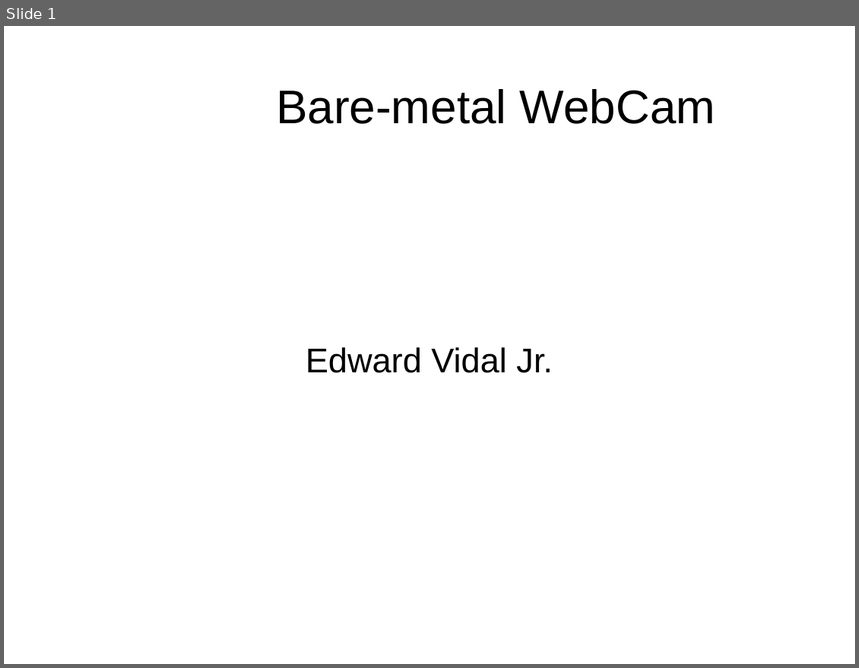
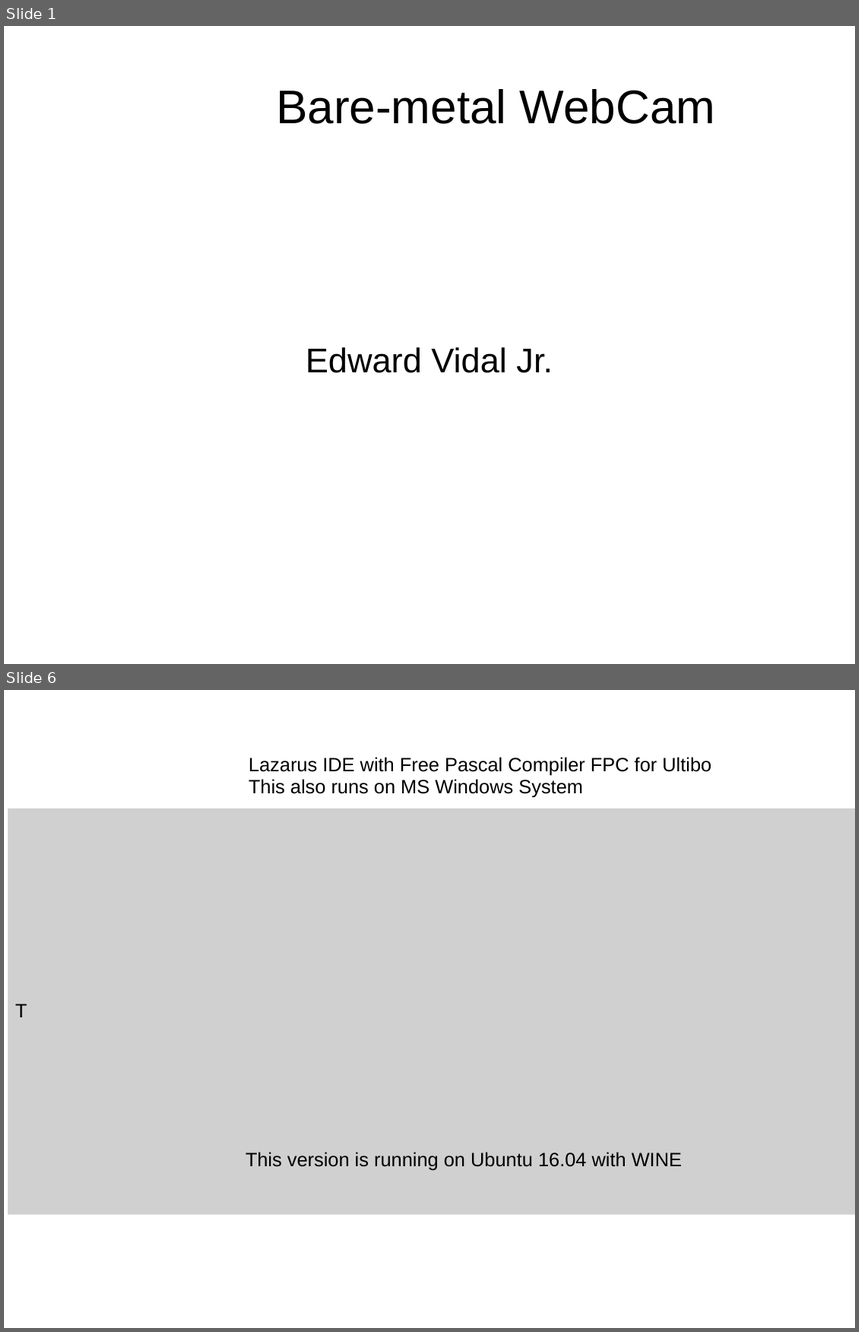
Before and after one commit to develone/EKIS, a slide deck: presentations/webcam.ppt. Shown one above the other, each under a label of ours: slide 1 before the commit, slides 1 and 6 after it; the slides between them are not shown. The pictures are 859x668 and 859x1332 pixels, drawn with LibreOffice and Linux fonts; fonts in the diff are those of the drawing; grey boxes stand for pictures. Boxes give left, top, right and bottom in pixels: in the first picture for what was removed or moved away, otherwise in the second. Text is boxed around its words. In the diff, an @@ line names an element or a change of style, - is before the commit and + after.

```diff
--- a/presentations/webcam.ppt
+++ b/presentations/webcam.ppt
@@ slide 6 added at box(4, 690, 855, 1328), background #FFFFFF @@
@@ text added at box(249, 757, 712, 797), 18 pt, text #000000 @@
+Lazarus IDE with Free Pascal Compiler FPC for Ultibo
+This also runs on MS Windows System
@@ picture added at box(8, 808, 855, 1214), 18 pt, text #000000 @@
+T
@@ text added at box(246, 1152, 682, 1171), 18 pt, text #000000 @@
+This version is running on Ubuntu 16.04 with WINE
```
Also in this commit, not shown: 4 other slides added.
